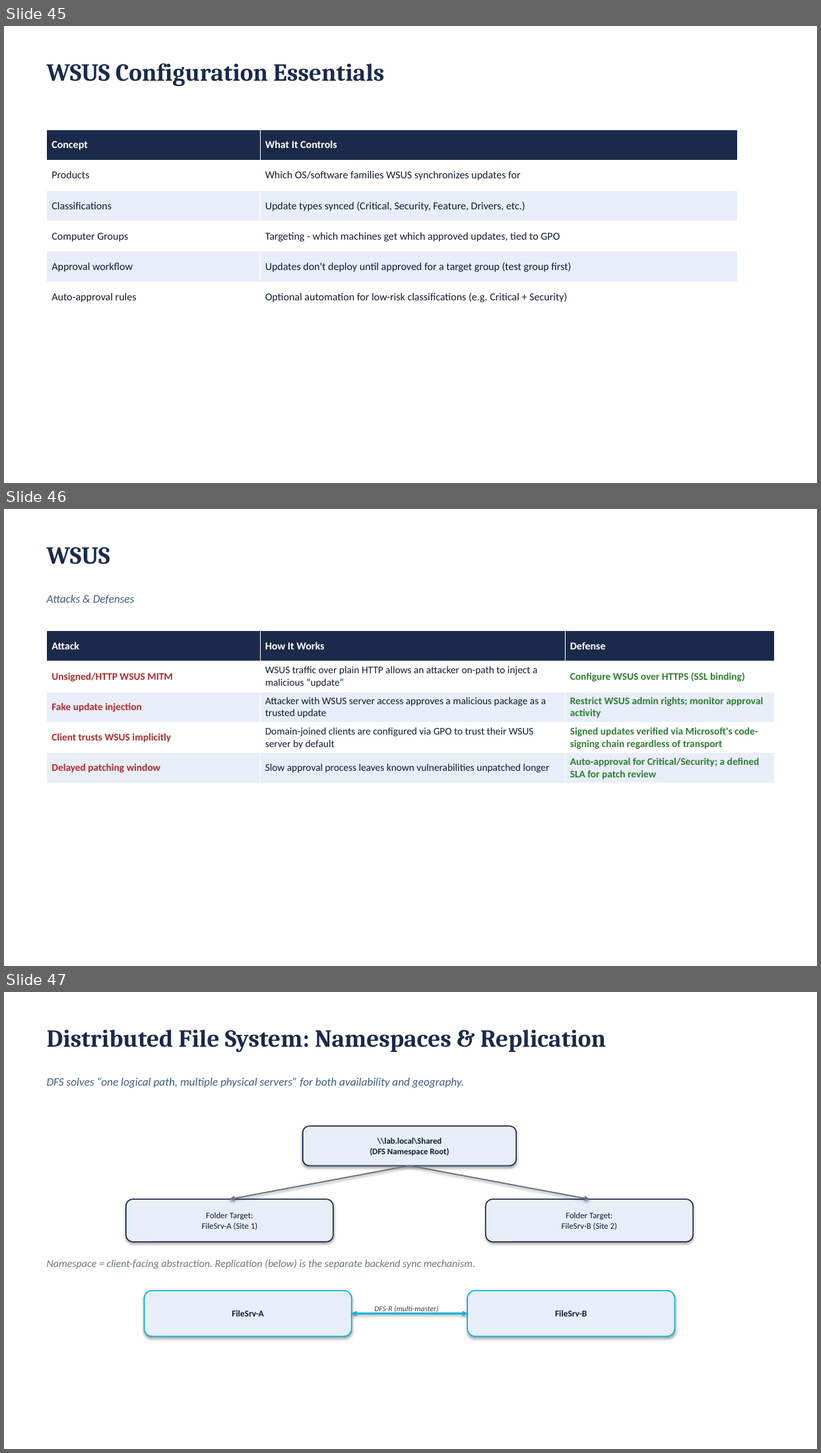
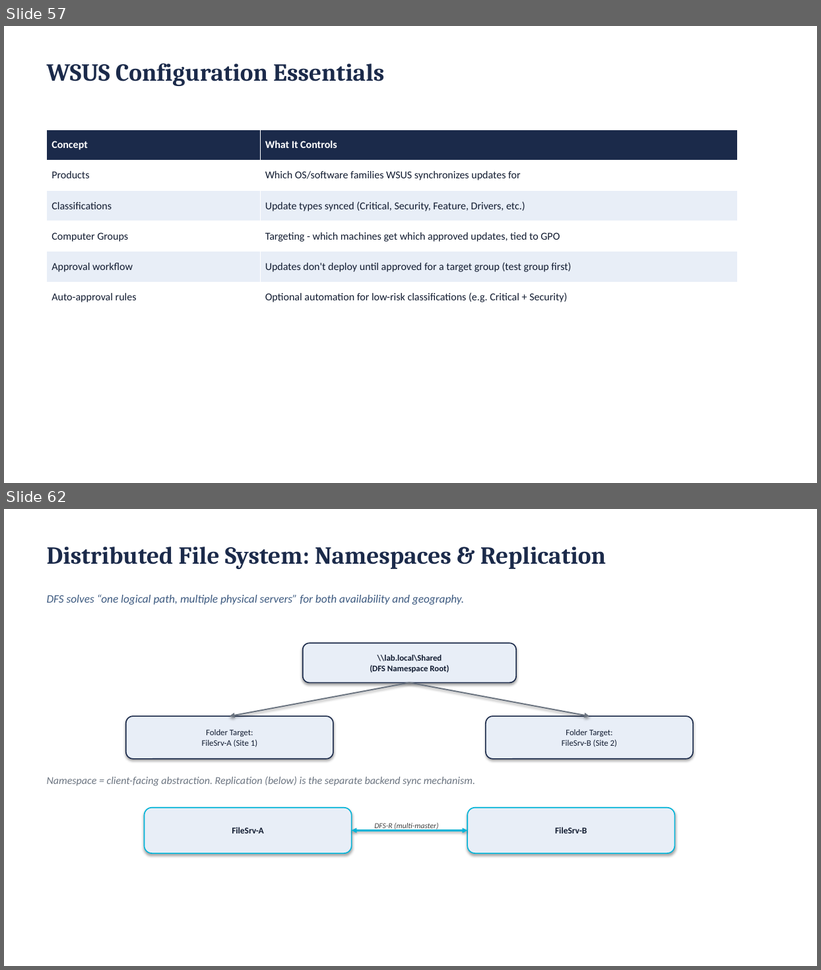
Before and after one commit to BYU-CYBER-444/byu-cyber-444.github.io, a slide deck: lectures/CYBER444_Week03_Windows_Server_Administration.pptx. Shown one above the other, each under a label of ours: slides 45, 46 and 47 before the commit, slides 57 and 62 after it; the slides between them are not shown. The pictures are 821x1453 and 821x970 pixels, drawn with LibreOffice and Linux fonts; fonts in the diff are those of the drawing. Boxes give left, top, right and bottom in pixels: in the first picture for what was removed or moved away, otherwise in the second. Text is boxed around its words. In the diff, an @@ line names an element or a change of style, - is before the commit and + after.

```diff
--- a/lectures/CYBER444_Week03_Windows_Server_Administration.pptx
+++ b/lectures/CYBER444_Week03_Windows_Server_Administration.pptx
@@ slide 46 removed at (x1=4, y1=509, x2=817, y2=966), background #FFFFFF @@
@@ text removed at (x1=47, y1=547, x2=110, y2=564) @@
-WSUS
@@ text removed at (x1=47, y1=595, x2=135, y2=604) @@
-Attacks & Defenses
@@ table removed at (x1=47, y1=631, x2=774, y2=784), 5 rows, 3 columns @@
-Attack | How It Works | Defense
-Unsigned/HTTP WSUS MITM | WSUS traffic over plain HTTP allows an attacker on-path to inject a malicious “update” | Configure WSUS over HTTPS (SSL binding)
-Fake update injection | Attacker with WSUS server access approves a malicious package as a trusted update | Restrict WSUS admin rights; monitor approval activity
-Client trusts WSUS implicitly | Domain-joined clients are configured via GPO to trust their WSUS server by default | Signed updates verified via Microsoft's code-signing chain regardless of transport
-Delayed patching window | Slow approval process leaves known vulnerabilities unpatched longer | Auto-approval for Critical/Security; a defined SLA for patch review
@@ what was slide 45 is now slide 57 @@
@@ what was slide 47 is now slide 62 @@
```
Also in this commit, not shown: 2 slides changed, 38 slides added, 7 other slides removed.
